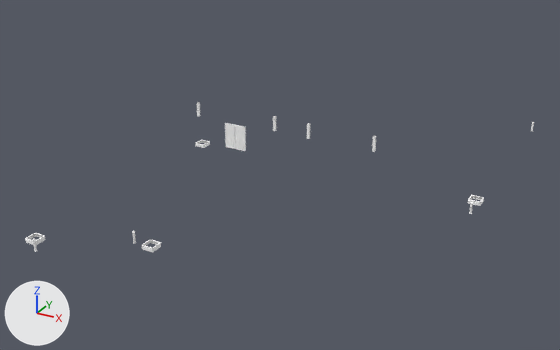
The OBJ model Games/GuruttoWorld/Assets/Models/StreetJourney/Baked/Block-0-11.obj as it was, and as the next commit left it.
Rendered twice from a 50 mm camera at (19.6, -23.5, 25.0) aimed at (-6.9, 24.8, 0.9). The axes (+X, +Y, +Z) are drawn at lower left. The lights are the same throughout. The picture after the commit comes second. Where no turn or scale is listed for an object, it has been applied to the vertices. Vertices at exactly the same position are counted once.

In view in the first picture: 'Block-0-11'.
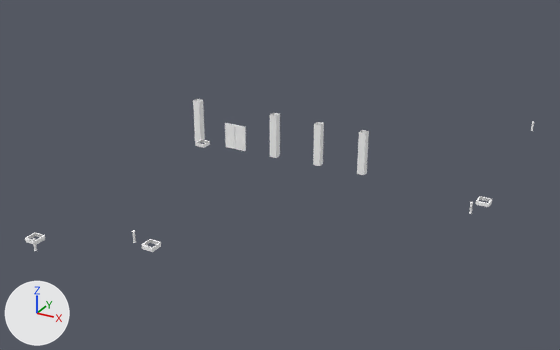
The edits, one by one:
me_block_0_11 is used by ob_block_0_11; location (0.0, 0.0, 0.0).
me_block_0_11 had 1432 vertices, 2624 faces and spanned x -17.9..8.0, y 7.9..45.1, z 0.0..3.9.
me_block_0_11 now has 1432 vertices, 2624 faces and spans x -18.1..8.6, y 7.9..45.1, z 0.0..4.1.
me_block_0_11 part 1: the loose piece of 16 vertices spanning x -17.9..-17.7, y 29.7..29.9, z 2.3..3.6 is scaled about its middle by 2.99, then moved by (0.0, 0.0, -1.1).
me_block_0_11 part 2: the loose piece of 16 vertices spanning x -10.3..-10.1, y 29.7..29.9, z 2.3..3.6 is scaled about its middle by 2.99, then moved by (0.0, 0.0, -1.1).
me_block_0_11 part 3: the loose piece of 16 vertices spanning x -6.6..-6.4, y 28.7..28.9, z 2.6..3.9 is scaled about its middle by 2.79, then moved by (0.9, 0.0, -0.9).
me_block_0_11 part 4: the loose piece of 16 vertices spanning x -1.0..-0.8, y 28.7..28.9, z 2.6..3.9 is scaled about its middle by 2.79, then moved by (-0.9, 0.0, -0.9).
me_block_0_11 part 5: the loose piece of 64 vertices spanning x 7.0..8.0, y 27.5..28.5, z 0.6..0.8 is moved by (0.6, 0.0, 0.0).

Changed parts and their boxes (x1, y1, x2, y2) in the pictures (560 x 350 px; the box of a moved part takes in the faces that stretch with it):
'Block-0-11', reshaped
    before: (25, 102, 534, 252)
    after: (25, 99, 534, 252)
part 1 of me_block_0_11, moved or reshaped
    before: (197, 102, 200, 116)
    after: (193, 99, 205, 141)
part 2 of me_block_0_11, moved or reshaped
    before: (273, 116, 276, 131)
    after: (270, 113, 280, 158)
part 3 of me_block_0_11, moved or reshaped
    before: (307, 123, 310, 139)
    after: (313, 122, 324, 166)
part 4 of me_block_0_11, moved or reshaped
    before: (372, 135, 376, 152)
    after: (357, 130, 369, 175)
part 5 of me_block_0_11, moved or reshaped
    before: (468, 195, 484, 206)
    after: (476, 196, 492, 207)
